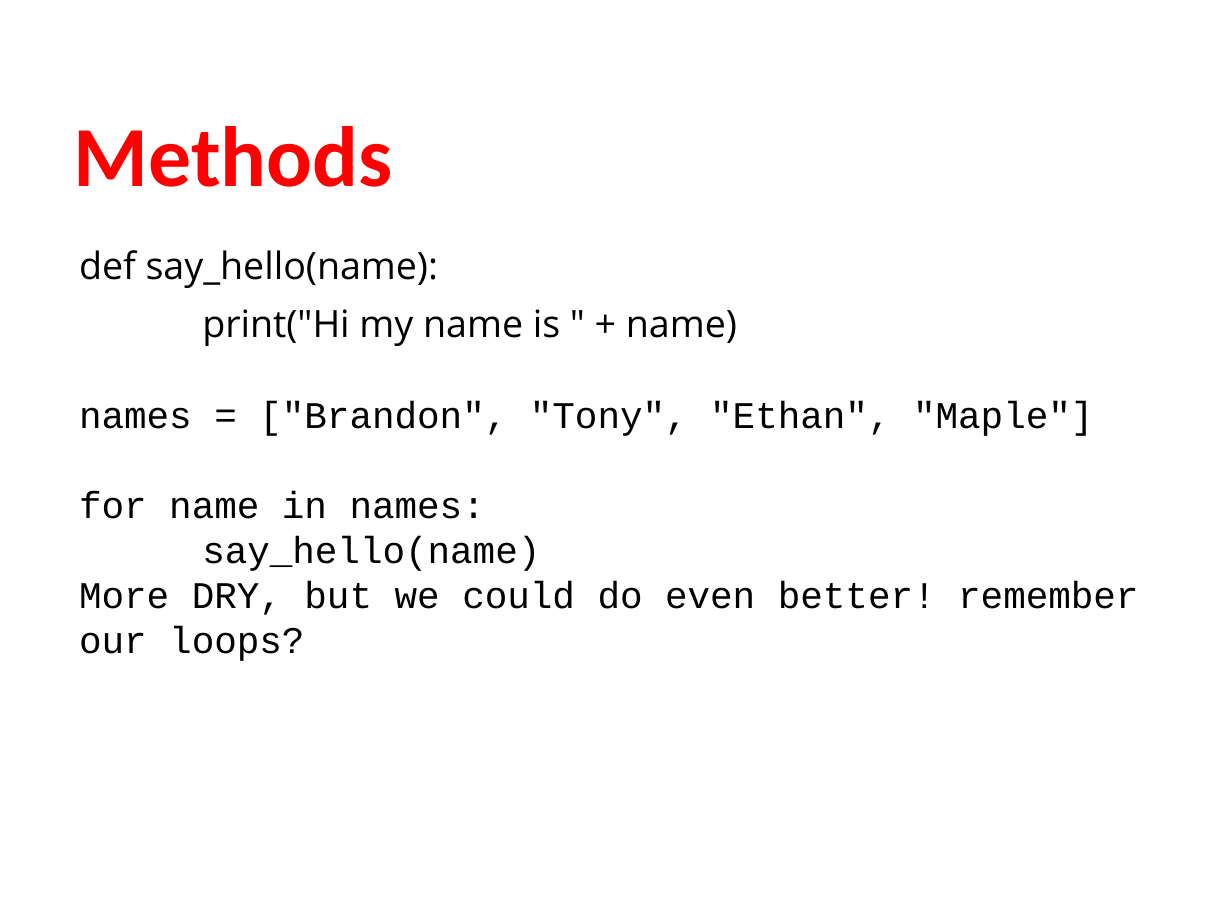
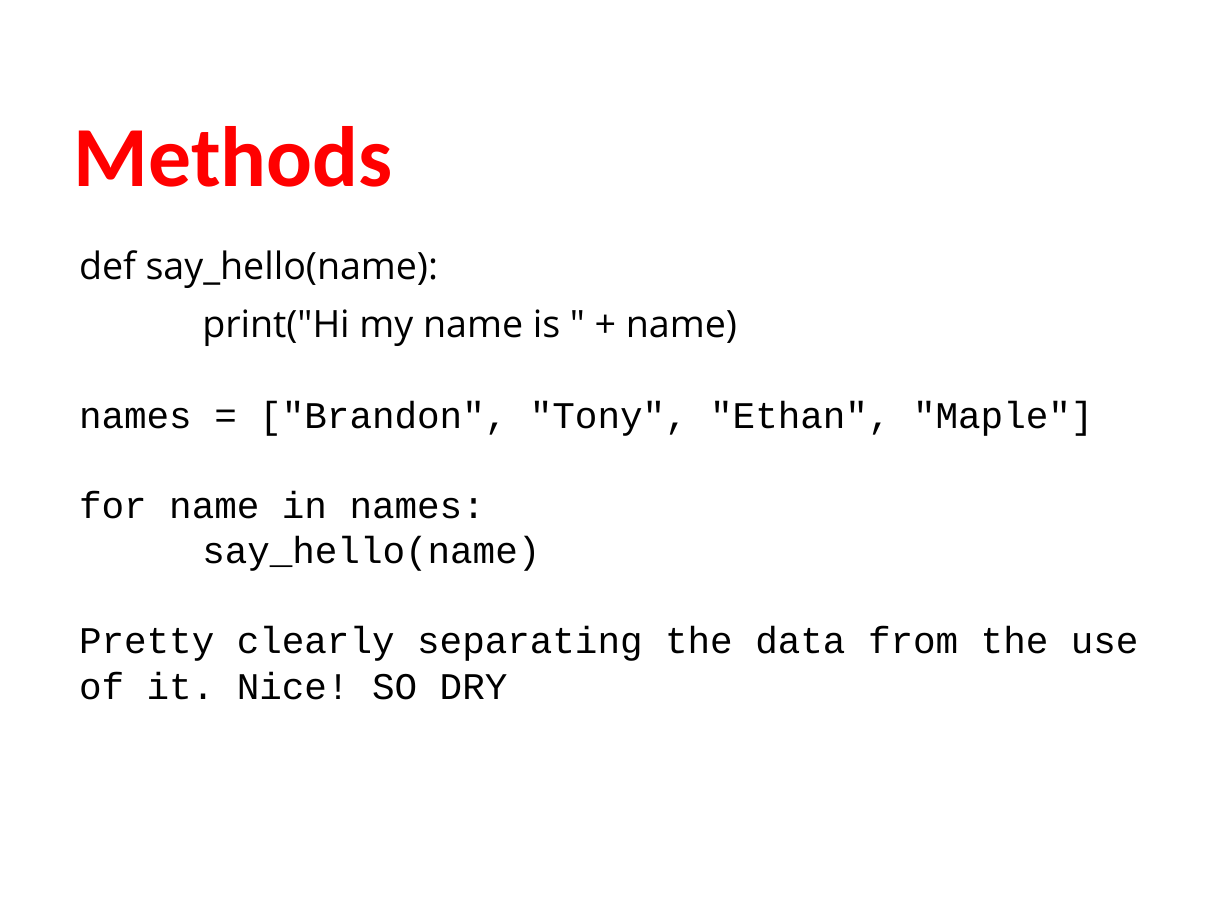
Before and after one commit to humanitiesprogramming/slides, a slide deck: slide 40 of 2018/python/Python Programming Concepts II.pptx (slide 38 before the commit). Drawn at 1232x924 pixels with LibreOffice and Linux fonts; fonts in the diff are those of the drawing. Boxes give left, top, right and bottom in pixels: in the first picture for what was removed or moved away, otherwise in the second. Text is boxed around its words. In the diff, an @@ line names an element or a change of style, - is before the commit and + after.

```diff
--- a/2018/python/Python Programming Concepts II.pptx
+++ b/2018/python/Python Programming Concepts II.pptx
@@ text at (79, 627, 1139, 700): text changed @@
-More DRY, but we could do even better! remember our loops?
+Pretty clearly separating the data from the use of it. Nice! SO DRY
```
Also in this commit, not shown: 1 other slide changed, 2 slides added, 1 other file.
